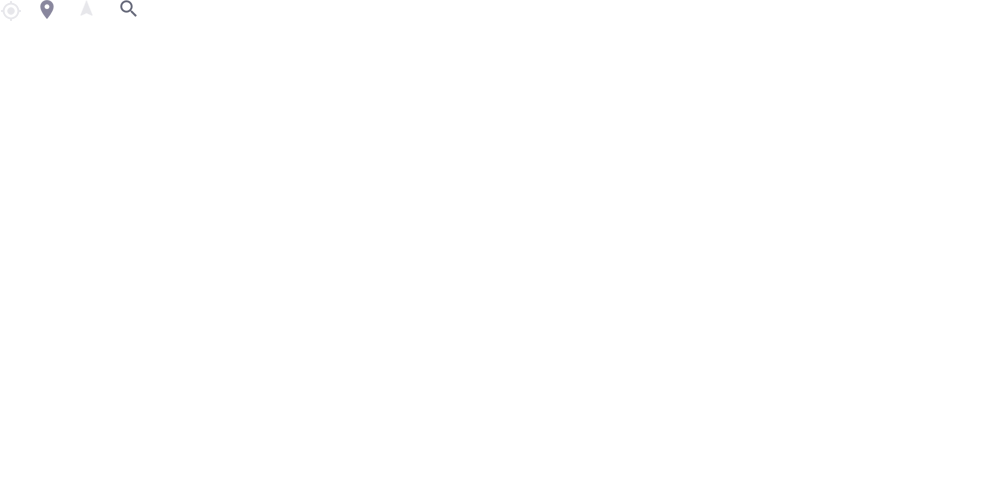
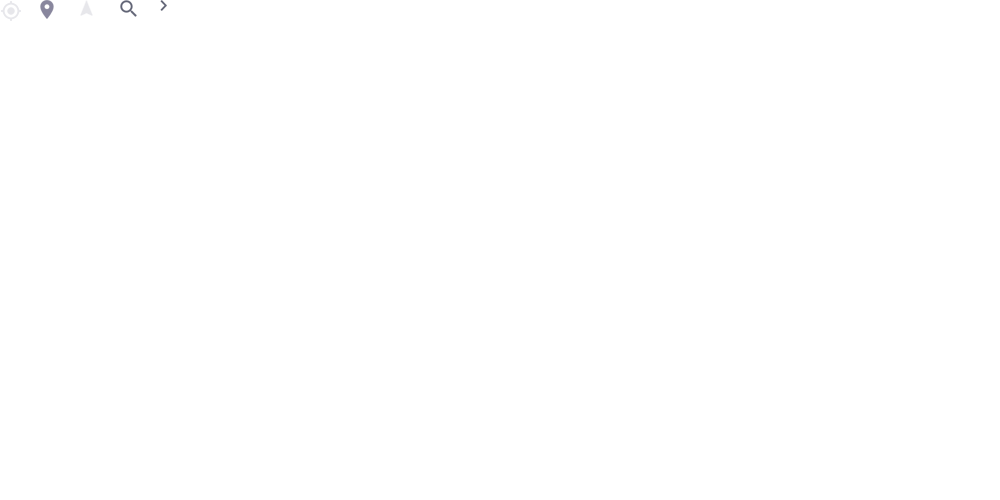
Comparing the layer stacks of the two 1000×500 images. Changes:
added layer "baseline_chevron_right_black_18dp" above "baseline_search_black_18dp" over [160, 0, 167, 11]
